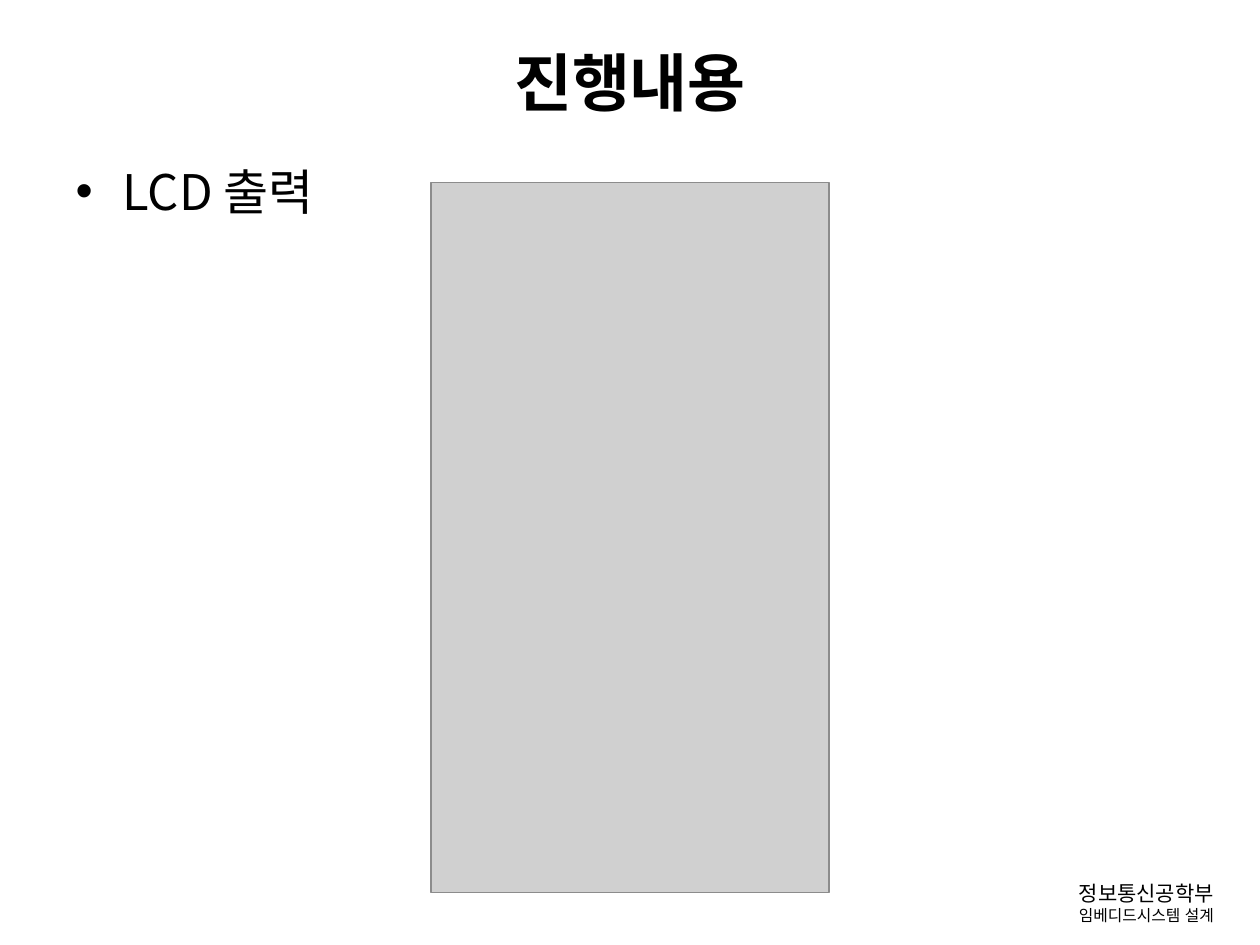
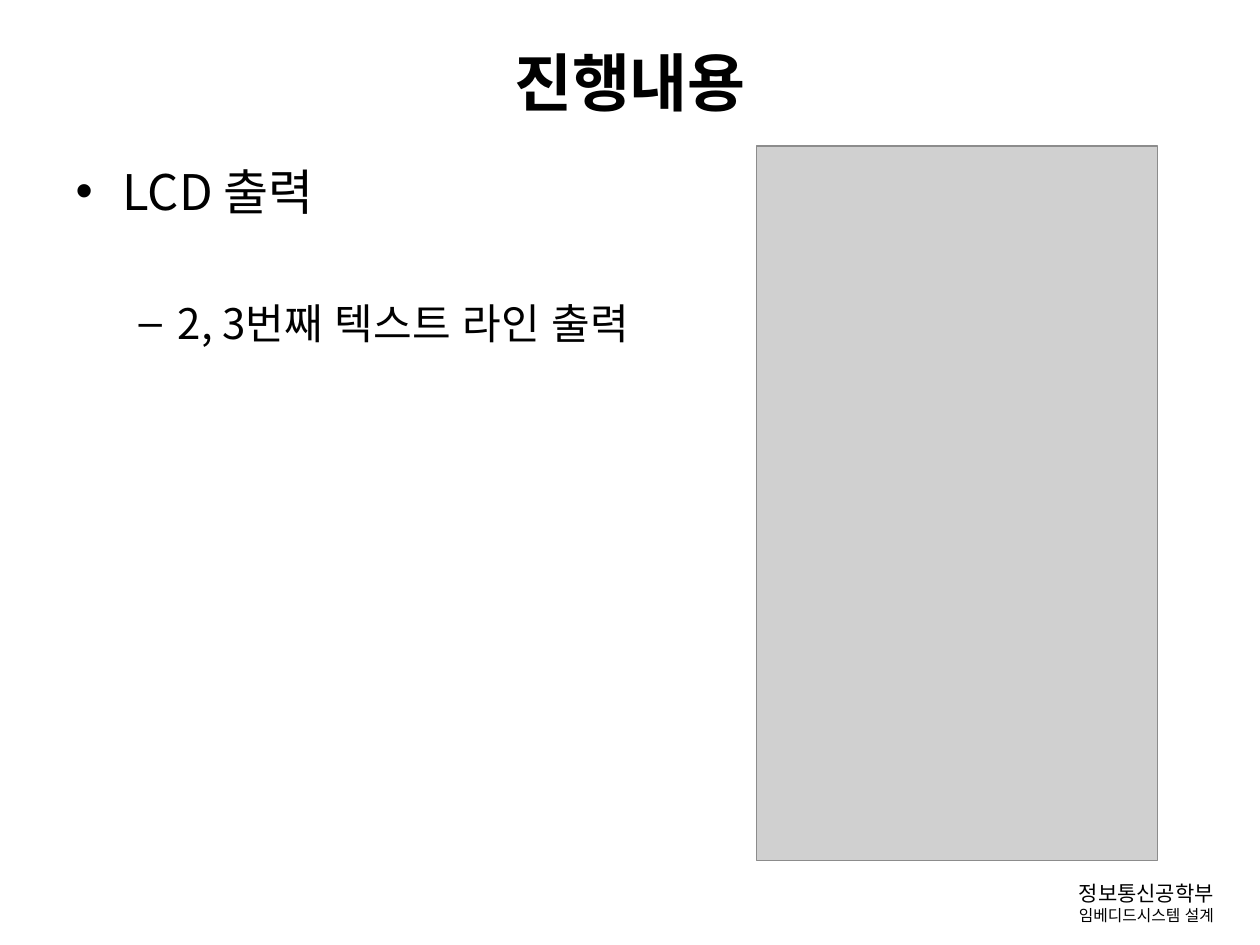
Before and after one commit to gusghrlrl101/Diving-Computer, a slide deck: slide 5 of 발표관련/임베디드_중간보고.pptx (slide 4 before the commit). Drawn at 1260x945 pixels with LibreOffice and Linux fonts; fonts in the diff are those of the drawing; grey boxes stand for pictures; background and template pictures are left out. Boxes give left, top, right and bottom in pixels: in the first picture for what was removed or moved away, otherwise in the second. Text is boxed around its words. In the diff, an @@ line names an element or a change of style, - is before the commit and + after.

```diff
--- a/발표관련/임베디드_중간보고.pptx
+++ b/발표관련/임베디드_중간보고.pptx
@@ picture added at box(756, 146, 1158, 861) @@
@@ picture removed at box(431, 183, 829, 892) @@
@@ text at box(178, 304, 628, 347): paragraph added @@
+  – 2, 3번째 텍스트 라인 출력
```
Also in this commit, not shown: 9 other slides changed, 5 slides added, 1 other file.
